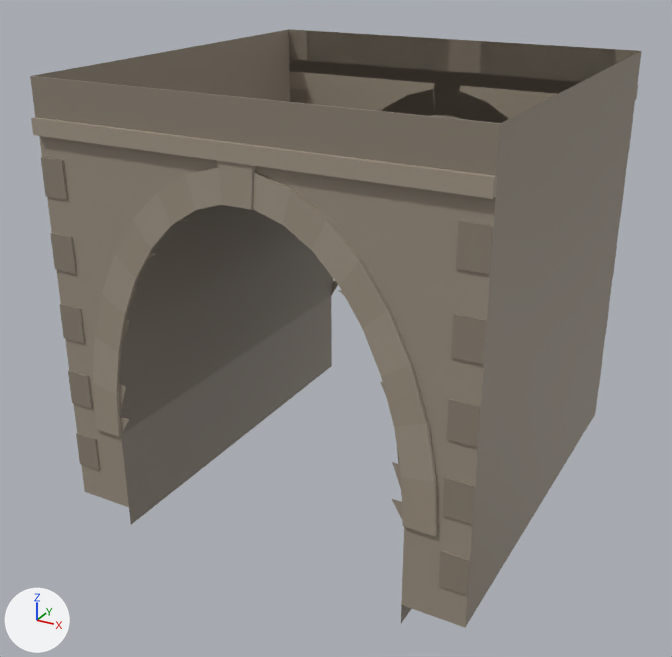
One commit to the glTF model Data/RideUK/Props/SM_Prop_bridge_arch_3.glb: the scene before it, then after it.
Before and after are seen from a 50 mm camera at (0.98, -1.906, 1.291) aimed at (-0.031, -0.068, 0.372). The lights are fixed; the arrows at lower left show +X, +Y and +Z. The older version comes first. Vertices at exactly the same position are counted once.

Names of what the first picture shows: 'SM_Prop_bridge_arch_3'.
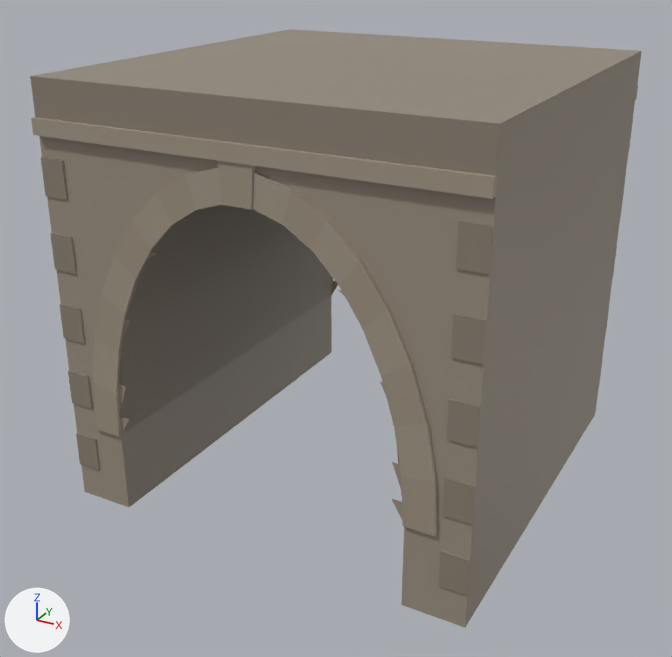
Boxes (x1, y1, x2, y2) around the edits, measured in the pictures (672 x 657 px):
part 1 of me_sm_prop_bridge_arch_3, built on: before (121, 296, 411, 623); after (34, 29, 640, 507)

The change, as a list of edits to the scene's bpy script:
```text
Change me_sm_prop_bridge_arch_3:
    used by ob_sm_prop_bridge_arch_3; location = (0.0, 0.0, 0.0)
    remove me_sm_prop_bridge_arch_3.from_pydata(...)  # 740 vertices, 1316 faces; spans x -0.5..0.5, y -0.516..0.516, z -0.05..1.0
    add me_sm_prop_bridge_arch_3.from_pydata(...)  # 736 vertices, 1322 faces; spans x -0.5..0.5, y -0.516..0.516, z 0.0..1.0
    me_sm_prop_bridge_arch_3 part 1
    4 vertices are removed from x -0.36..0.36, y -0.5..0.5, z -0.05
    4 faces are deleted
    10 new faces join them
```
